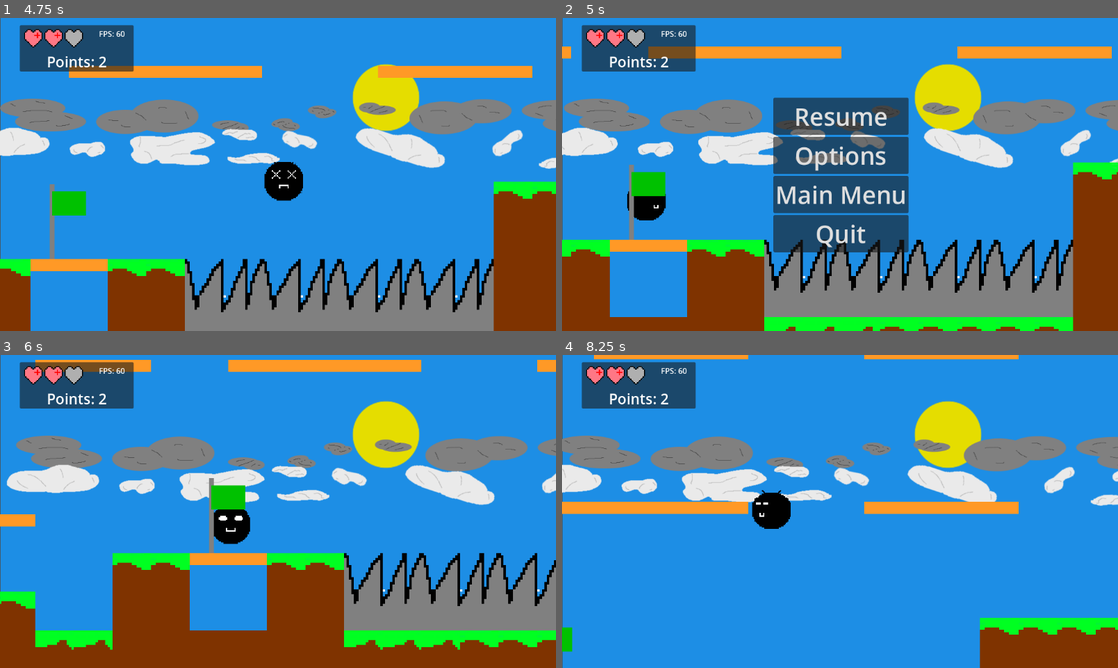
Above: before the commit, frames 1-4 (two rows, left to right).
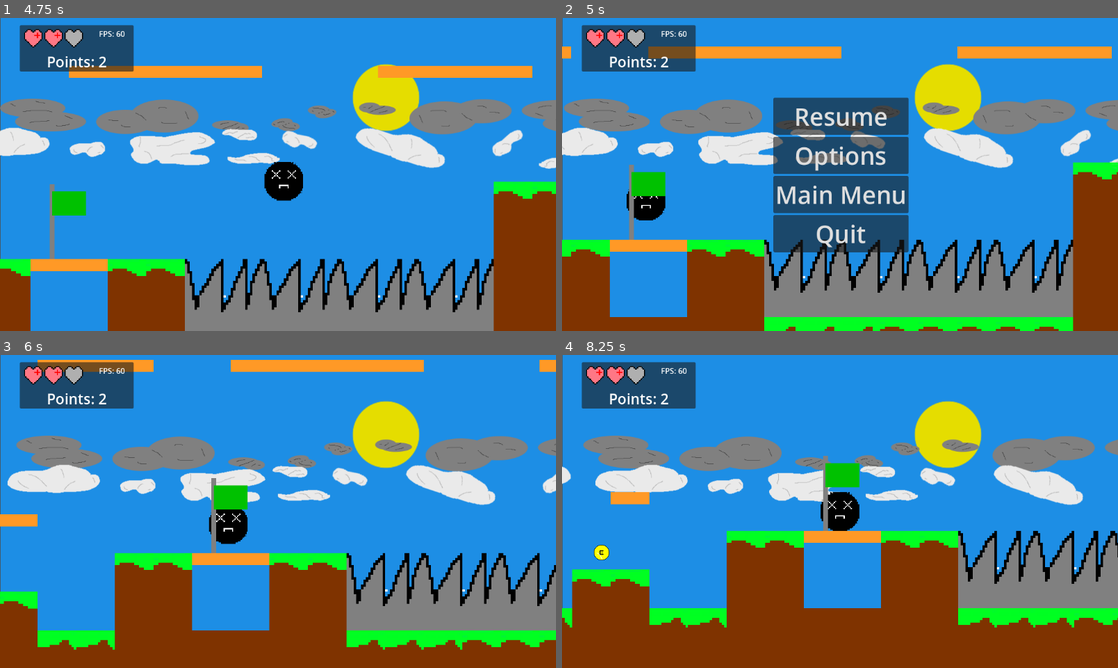
Above: after the commit, the same moments.

Repository: CWmain/Platformer
Game: Godot game, scene res://gui/level_select.tscn
The game is run twice, just before and just after one commit, with the same random seed, the same clock (stepped at 60 frames per second) and the same inputs. Sound files missing from this copy of the repository are replaced by a short silence.
Inputs (mouse positions are in pixels of both pictures, inside the frame that each line leads up to):
- Up to frame 1 (4.75 s): click "Level_1" at 0.5 s; move the mouse to (400, 158) at 1.27 s; hold Right (right) 1.28-2.78 s; tap Space (jump) at 1.35, 1.52, 1.82, 2.1, 2.27, 2.57, 2.85, 3.6, 3.77, 4.07, 4.35, 4.52 s; move the mouse to (166, 190) at 2.02 s; move the mouse to (333, 105) at 2.77 s; hold A (left) 2.78-3.53 s; move the mouse to (250, 237) at 3.52 s; hold Right (right) from 3.53 s (still down); move the mouse to (444, 221) at 4.27 s
- Up to frame 2 (5 s): keep holding Right (right); tap Space (jump) at 4.82 s; tap Escape (pause) at 4.9 s
- Up to frame 3 (6 s): move the mouse to (111, 464) at 5.02 s; release Right (right) at 5.03 s; hold A (left) 5.03-5.75 s; tap Space (jump) at 5.1, 5.27, 5.57 s; click "Resume" at 5.75 s
- Up to frame 4 (8.25 s): move the mouse to (867, 511) at 6.52 s; hold Right (right) 6.53-7.28 s; tap Space (jump) at 6.6, 7.35, 7.52, 7.82, 8.1 s; move the mouse to (756, 433) at 7.27 s; hold A (left) from 7.28 s (still down); move the mouse to (962, 495) at 8.02 s

Frame 1 is identical in both runs. In frame 2, less than 0.1% of the frame differs, in the area x 11-19%, y 54-65%; in frame 3, 4.1%; in frame 4, 46%, in the area x 0-100%, y 0-100%.

Commit message:
Added lock for pause menu seperate from player lock toensure the player couldn't unpause where unintended

Diff:
--- a/Platformer/main_character.gd
+++ b/Platformer/main_character.gd
@@ -23,8 +23,10 @@
 @onready var spiked_timer = $spiked
 @onready var damage_particles = $DamageParticles
 
-
+var pause_lock : bool = false
 var player_lock : bool = false
+#A combination of both to stop weird behviour of pausing
+var comb_lock: bool = false
 
 @export var canGrapple: bool = false
 @export var grapple_angle: int = 45
@@ -64,6 +66,10 @@
 	if (movementType == MovementType.Air and is_on_floor()):
 		jump_audio.play()
 
+	#lock player when escape pressed, this is to prevent animation
+	if Input.is_action_just_pressed("pause"):
+		pause_lock = !pause_lock
+	comb_lock = pause_lock or player_lock
 	# Add the gravity.
 	if !is_on_floor():
 		velocity.y += gravity * delta
@@ -72,7 +78,7 @@
 		movementType = MovementType.Stand
 
 	# Handle jump.
-	if Input.is_action_just_pressed("jump") and is_on_floor() and !player_lock:
+	if Input.is_action_just_pressed("jump") and is_on_floor() and !comb_lock:
 		velocity.y = JUMP_VELOCITY
 		jump_audio.play()
 
@@ -86,11 +92,11 @@
 	# Get the input direction and handle the movement/deceleration.
 	var direction = Input.get_axis("left", "right")
 	#Takes control away from player
-	if player_lock:
+	if comb_lock:
 		direction = 0
 
 	if (direction == 0):
-		if !player_lock:
+		if !comb_lock:
 			animated_sprite_2d.play("idle")
 	else:
 		movementType = MovementType.Walk if is_on_floor() else MovementType.Air
@@ -110,7 +116,7 @@
 		ray_cast.set_indexed("rotation", grapple_angle)
 
 	# Do graple
-	var grapple_check: bool = Input.is_action_just_pressed("jump") and not is_on_floor() and !player_lock and canGrapple
+	var grapple_check: bool = Input.is_action_just_pressed("jump") and not is_on_floor() and !comb_lock and canGrapple
 	if grapple_check:
 		print("Attemptiong grapple")
 		if ray_cast.is_colliding():
